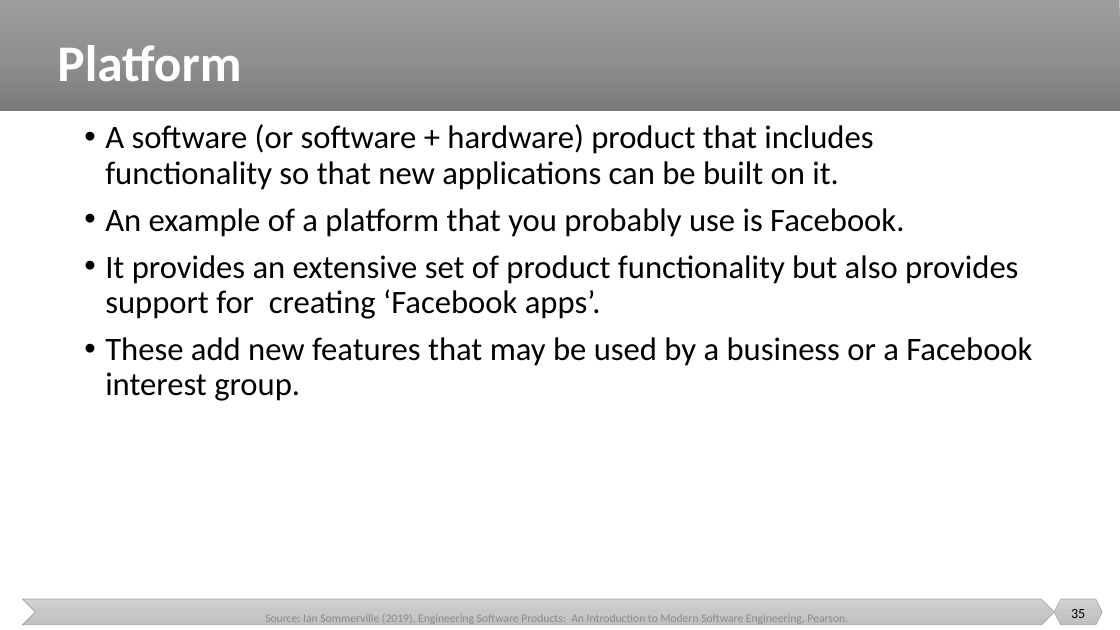
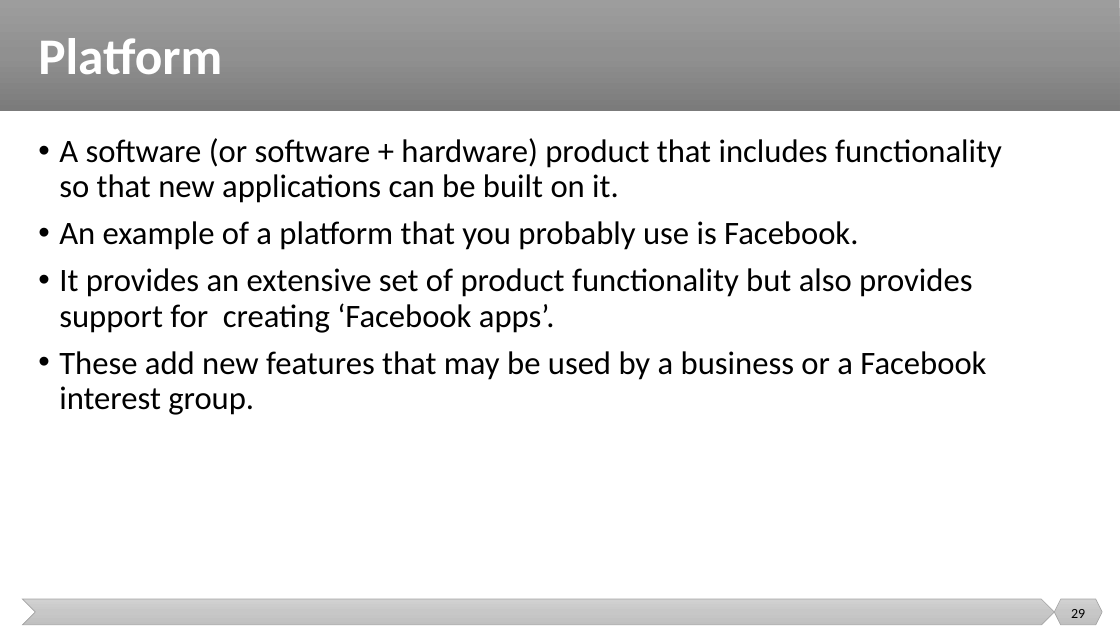
Before and after one commit to malenezi/malenezi, a slide deck: slide 29 of SE423/Lectures/2-Software Engineering/Software Engineering.pptx (slide 35 before the commit). Drawn at 1120x630 pixels with LibreOffice and Linux fonts; fonts in the diff are those of the drawing. Boxes give left, top, right and bottom in pixels: in the first picture for what was removed or moved away, otherwise in the second. Text is boxed around its words. In the diff, an @@ line names an element or a change of style, - is before the commit and + after.

```diff
--- a/SE423/Lectures/2-Software Engineering/Software Engineering.pptx
+++ b/SE423/Lectures/2-Software Engineering/Software Engineering.pptx
@@ title "Platform": place and size @@
-title "Platform" at [57, 45, 241, 81]
+title "Platform" at [38, 38, 222, 74]
@@ text "A software (or software + ..." rewrapped from [105, 124, 1032, 401] to [59, 138, 1002, 415] @@
@@ text removed at [265, 614, 848, 626] @@
-Source: Ian Sommerville (2019), Engineering Software Products: An Introduction to Modern Software Engineering, Pearson.
@@ page number at [1071, 609, 1085, 618]: text changed @@
-35
+29
```
Also in this commit, not shown: 29 other slides changed, 5 slides removed, 10 other files.
